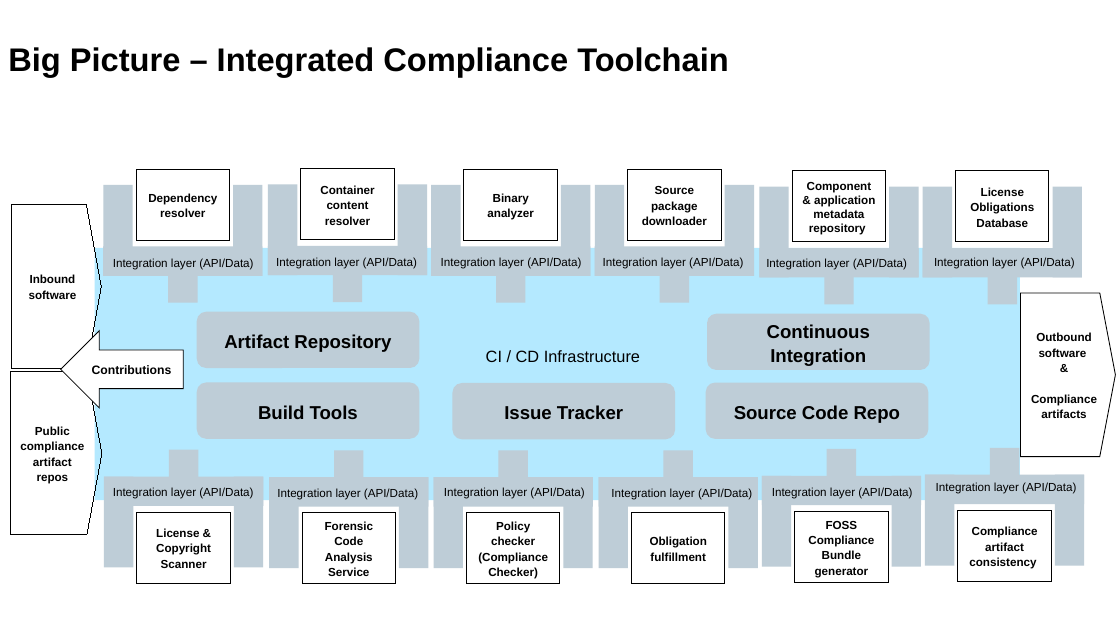
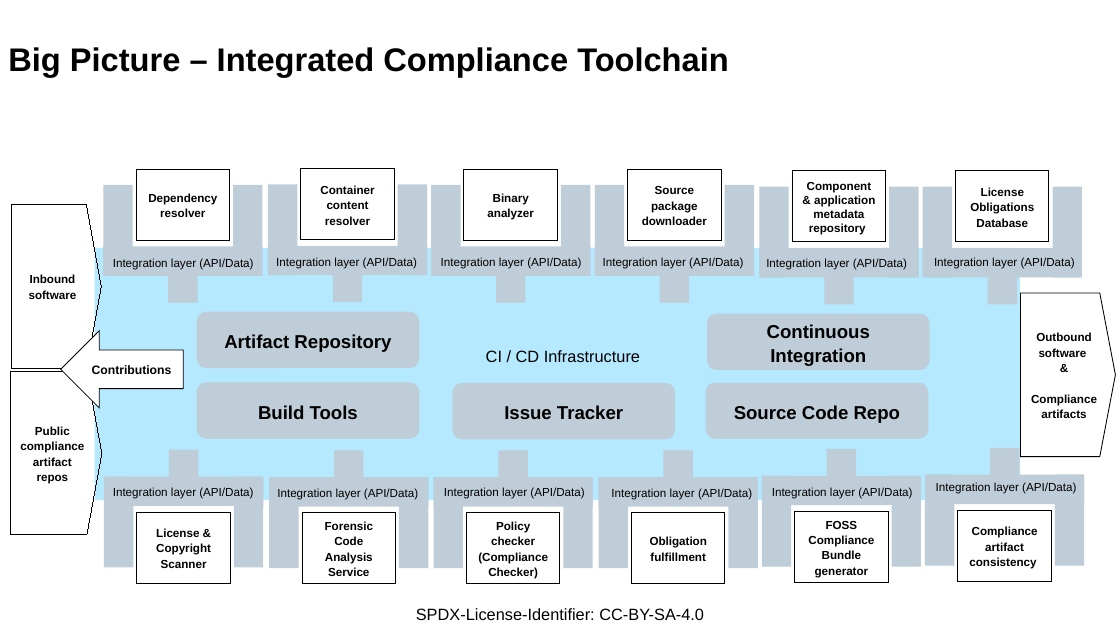
Before and after one commit to Open-Source-Compliance/Sharing-creates-value, a slide deck: slide 1 of Templates/Toolchain-big-picture-abstract-and-instance-example-5.0.pptx. Drawn at 1120x630 pixels with LibreOffice and Linux fonts; fonts in the diff are those of the drawing. Boxes give left, top, right and bottom in pixels: in the first picture for what was removed or moved away, otherwise in the second. Text is boxed around its words. In the diff, an @@ line names an element or a change of style, - is before the commit and + after.

```diff
--- a/Templates/Toolchain-big-picture-abstract-and-instance-example-5.0.pptx
+++ b/Templates/Toolchain-big-picture-abstract-and-instance-example-5.0.pptx
@@ text added at (x1=416, y1=608, x2=704, y2=620), 14 pt, text #000000 @@
+SPDX-License-Identifier: CC-BY-SA-4.0
```
Also in this commit, not shown: 2 other slides changed.
